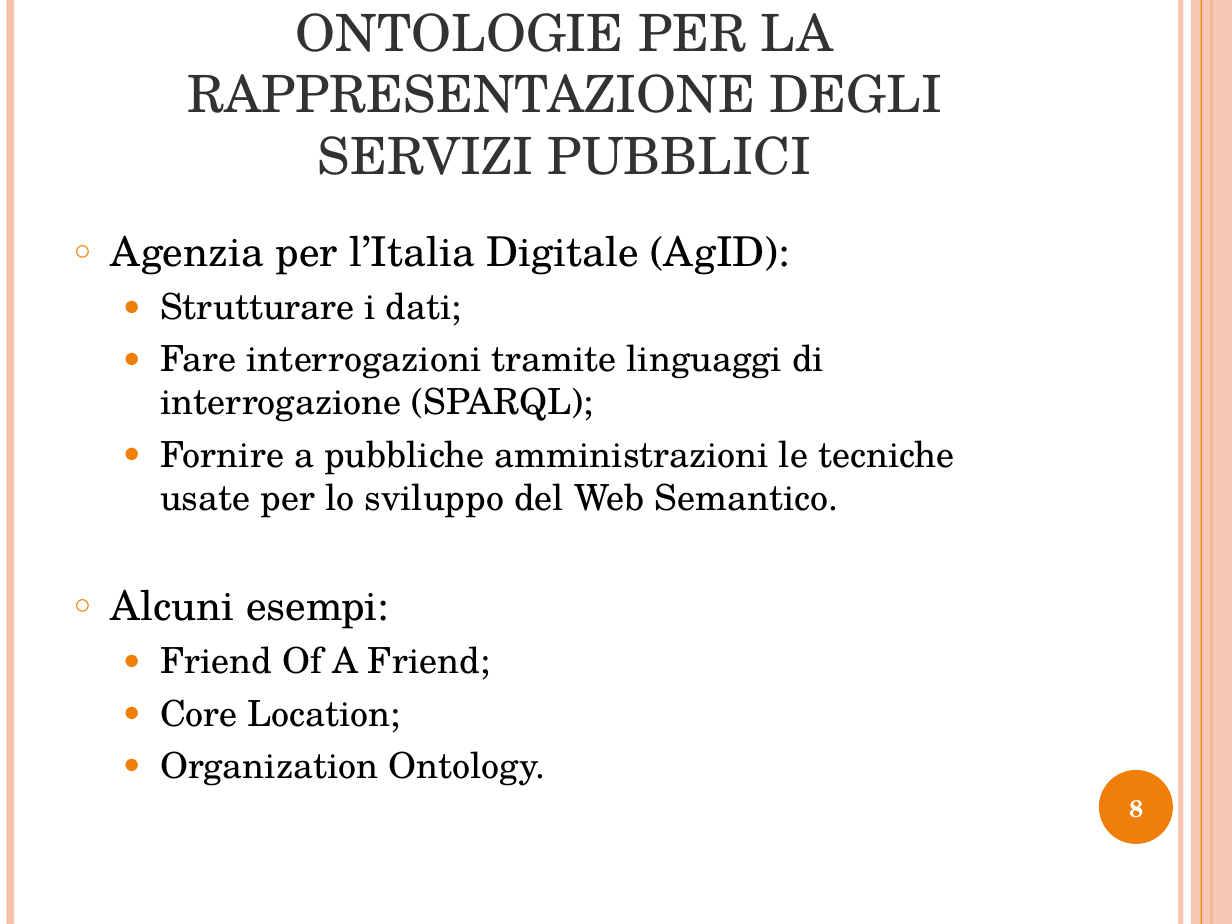
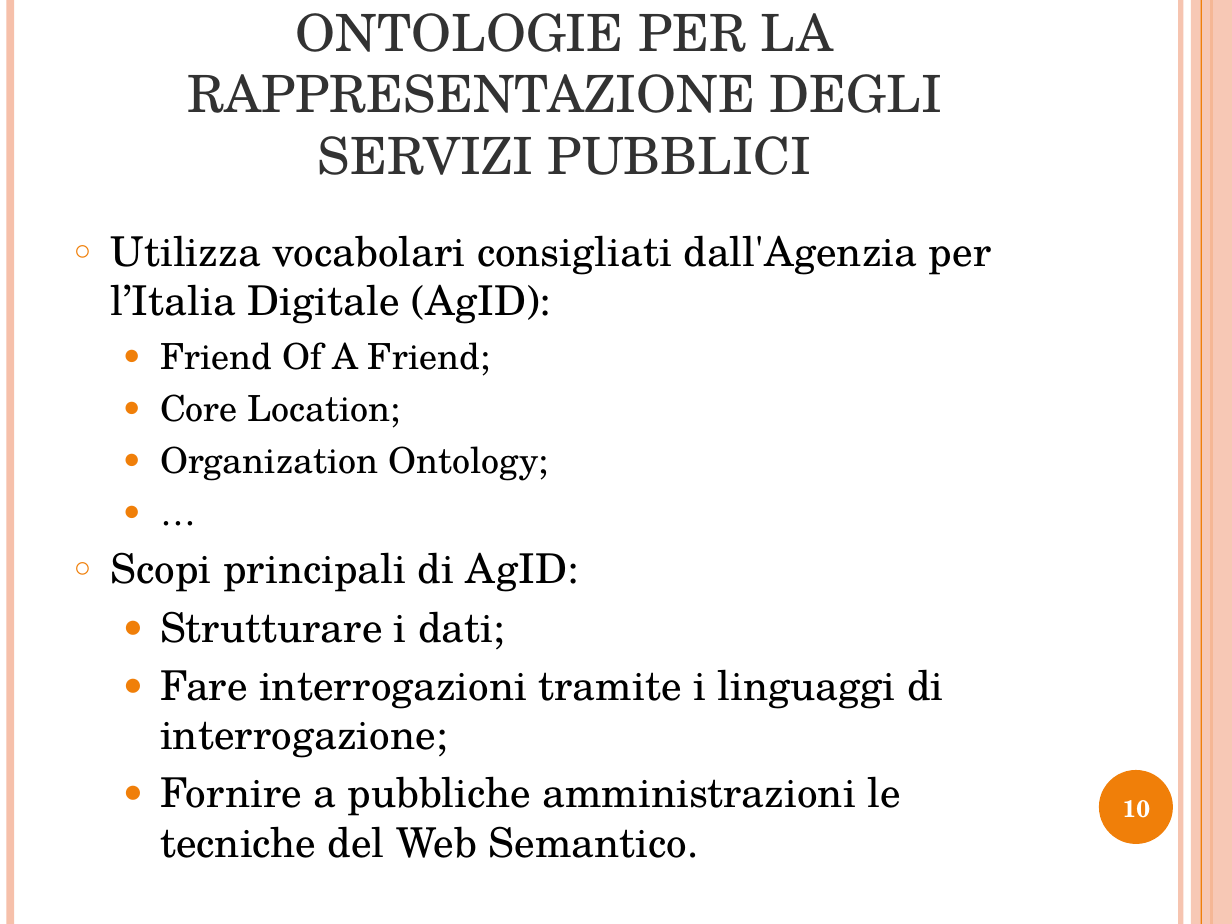
Before and after one commit to opendatahacklab/cityservices, a slide deck: slide 10 of thesis/Presentazione_Tesi.odp (slide 8 before the commit). Drawn at 1232x924 pixels with LibreOffice and Linux fonts; fonts in the diff are those of the drawing. Boxes give left, top, right and bottom in pixels: in the first picture for what was removed or moved away, otherwise in the second. Text is boxed around its words. In the diff, an @@ line names an element or a change of style, - is before the commit and + after.

```diff
--- a/thesis/Presentazione_Tesi.odp
+++ b/thesis/Presentazione_Tesi.odp
@@ text at (111,235,991,324): text changed; size 21 to 24 pt @@
-○ Agenzia per l’Italia Digitale (AgID):
-  ● Strutturare i dati;
-  ● Fare interrogazioni tramite linguaggi di interrogazione (SPARQL);
-  ● Fornire a pubbliche amministrazioni le tecniche usate per lo sviluppo del Web Semantico.
-○ Alcuni esempi:
+○ Utilizza vocabolari consigliati dall'Agenzia per l’Italia Digitale (AgID):
@@ text at (111,446,944,858): text changed; size 21 to 24 pt @@
-  ● Organization Ontology.
+  ● Organization Ontology;
+  ● …
+○ Scopi principali di AgID:
+  ● Strutturare i dati;
+  ● Fare interrogazioni tramite i linguaggi di interrogazione;
+  ● Fornire a pubbliche amministrazioni le tecniche del Web Semantico.
@@ page number at (1123,800,1151,818): text changed @@
-8
+10
```
Also in this commit, not shown: 2 other slides changed, 2 slides added.
